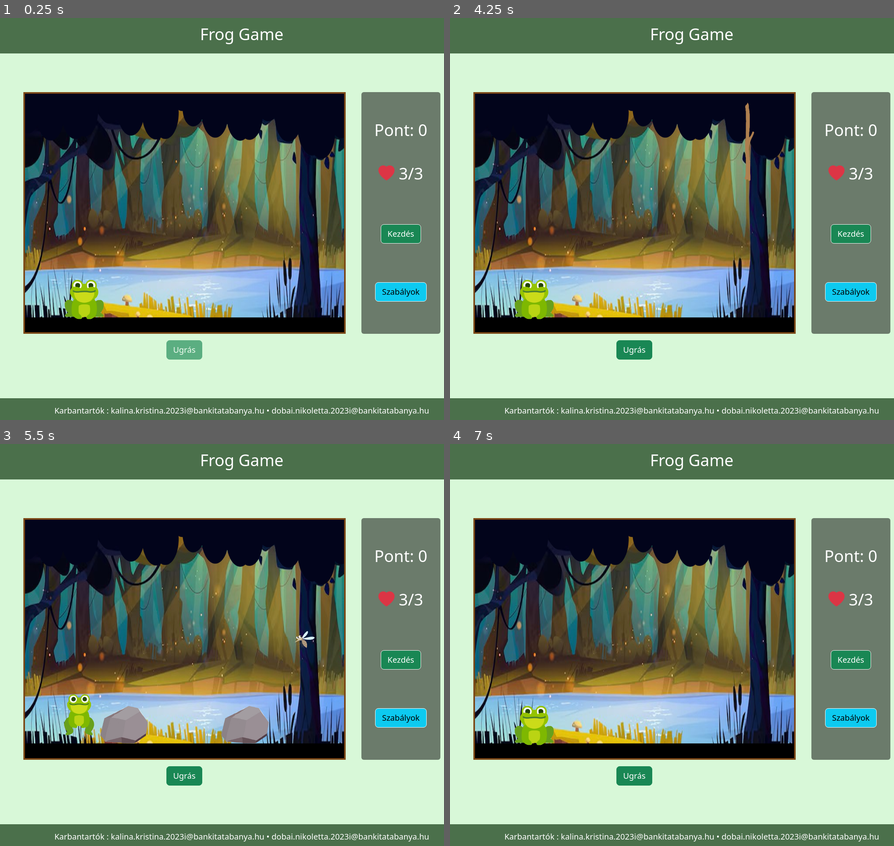
Above: before the commit, frames 1-4 (two rows, left to right).
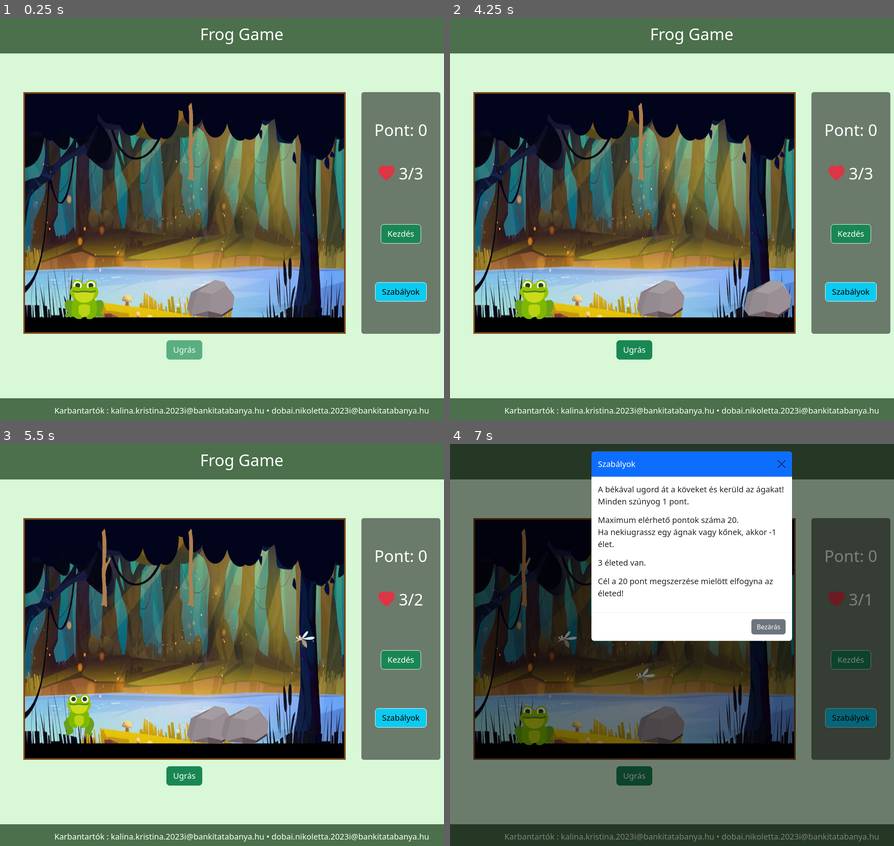
Above: after the commit, the same moments.

Repository: krisz28/Frog-Game
Game: browser game, page index.html
Same seed, same stepped clock (60 frames per second), same inputs: the game is played once before the commit and once after it.
Inputs (mouse positions are in pixels of both pictures, inside the frame that each line leads up to):
- Up to frame 1 (0.25 s): no input
- Up to frame 2 (4.25 s): click (680, 219) at 0.27 s; click (680, 259) at 1.07 s; click "Szabályok" at 1.27 s; click (596, 178) at 1.67 s; click "Close" at 1.77 s; click "Close" at 1.87 s; click (765, 158) at 2.27 s; click "Ugrás" at 2.47 s; click (743, 299) at 2.87 s; click "Kezdés" at 3.07 s; click (578, 319) at 3.47 s; click "Kezdés" at 3.67 s; click (680, 138) at 4.07 s
- Up to frame 3 (5.5 s): click "Szabályok" at 4.27 s; click (355, 665) at 4.67 s; click "Close" at 4.77 s; click "Bezárás" at 4.87 s; click (106, 645) at 5.27 s; click "Ugrás" at 5.47 s
- Up to frame 4 (7 s): click (640, 781) at 5.87 s; click "Ugrás" at 6.07 s; click (725, 508) at 6.47 s; click (849, 717) at 6.67 s, where only the run after the commit has a clickable "Szabályok"

The runs differ from the first frame. In frame 1, 0.9% of the frame differs, in the area x 42-53%, y 21-75%; in frame 2, 1.9%; in frame 3, 1.8%; in frame 4, 92%, in the area x 0-100%, y 0-100%.

Commit message:
pajzs, egységteszt

Diff:
--- a/css/style.css
+++ b/css/style.css
@@ -48,7 +48,8 @@
 .beka,
 .szunyog,
 .ag,
-.ko {
+.ko,
+.szunyogPajzs {
     width: 120px;
     height: 120px;
     position: absolute;
@@ -57,7 +58,7 @@
     background-repeat: no-repeat;
 }
 
-.szunyog {
+.szunyog, .szunyogPajzs {
     background-image: url("../img/szunyog.png");
     width: 50px;
     height: 50px;
@@ -74,3 +75,30 @@
     width: 120px;
     height: 120px;
 }
+
+
+.szunyogPajzs {
+    background-image: url("../img/szunyogPajzs.png");
+}
+
+.pajzs {
+    position: absolute;
+    width: 140px;
+    height: 140px;
+    top: -10px;
+    left: -10px;
+
+    border: 5px solid #00aaff;
+    border-radius: 50%;
+
+    background-color: rgba(0, 170, 255, 0.2);
+    box-shadow: 0 0 15px #00aaff;
+
+    display: none;
+    pointer-events: none;
+    z-index: 2;
+}
+
+.pajzs.aktiv {
+    display: block;
+}
--- a/js/Beka.js
+++ b/js/Beka.js
@@ -7,6 +7,8 @@
     #moveInterval = null;
     #ugrik = false;
     #szajInterval = null;
+    #pajzs;
+    #pajzsTimeout = null;
 
     constructor(x, y, container, speed) {
         this.setX(x);
@@ -17,13 +19,22 @@
     }
 
     setX(x) {
-        this.#x = x;
+        if (x < 0 || x > 680) {
+            this.#x = 90;
+        } else {
+            this.#x = x;
+        }
     }
 
     setY(y) {
-        this.#y = y;
+        if (y < 0 || y > 480) {
+            this.#y = 450;
+        } else {
+            this.#y = y;
+        }
     }
-    setElement(kep){
+
+    setElement(kep) {
         this.#element.style.backgroundImage = kep;
     }
 
@@ -36,7 +47,15 @@
     }
 
     setSpeed(speed) {
-        this.#speed = speed;
+        if (speed < 1) {
+            this.#speed = 25;
+        } else {
+            this.#speed = speed;
+        }
+    }
+
+    getContainer() {
+        return this.#container;
     }
 
     setContainer(container) {
@@ -49,6 +68,10 @@
         this.#element.style.top = this.#y + "px";
         this.#element.classList.add("beka");
         this.#container.appendChild(this.#element);
+
+        this.#pajzs = document.createElement("div");
+        this.#pajzs.classList.add("pajzs");
+        this.#element.appendChild(this.#pajzs);
     }
 
 
@@ -107,5 +130,22 @@
         }, 200);
     }
 
+    pajzsAktivalas() {
+        this.#pajzs.classList.add("aktiv");
 
+        clearTimeout(this.#pajzsTimeout);
+
+        this.#pajzsTimeout = setTimeout(() => {
+            this.#pajzs.classList.remove("aktiv");
+            this.#pajzsTimeout = null;
+        }, 5000);
+    }
+
+    pajzsAktiv() {
+        return this.#pajzs.classList.contains("aktiv");
+    }
+
+    toString() {
+        return "{" + this.getX() + ";" + this.getY() + ";" + this.getContainer() + ";" + this.getSpeed() + "}";
+    }
 }
--- a/js/Elemek.js
+++ b/js/Elemek.js
@@ -7,9 +7,12 @@
     #element;
     #moveInterval = null;
     #szajInterval = null;
+    #utkozott = false;
 
     static #elet = 3;
-    constructor(x,y, container, speed) {
+    static #utkozesVedett = false;
+
+    constructor(x, y, container, speed) {
         this.setX(x);
         this.setY(y);
         this.setSpeed(speed);
@@ -17,40 +20,41 @@
         this.createElement();
     }
     setX(x) {
-        if(x > 800 || x < 1){
+        if (x > 800 || x < 1) {
             this.#x = 800;
-        }else this.#x = x;
+        } else this.#x = x;
     }
     setY(y) {
-        if(y != 20 && y != 460){
+        if (y != 20 && y != 460) {
             this.#y = 0;
-        }else this.#y = y;
+        } else this.#y = y;
     }
     setContainer(container) {
         this.#container = document.querySelector(container);
     }
     setSpeed(speed) {
-        if(speed < 1){
+        if (speed < 1) {
             this.#speed = 0;
-        }else this.#speed = speed;
+        } else this.#speed = speed;
     }
-    getX(){
+    getX() {
         return this.#x;
     }
-    getY(){
+    getY() {
         return this.#y;
     }
-    getSpeed(){
+    getSpeed() {
         return this.#speed;
     }
-    getContainer(){
+    getContainer() {
         return this.#container;
     }
     static getElet() {
         return Elemek.#elet;
     }
-    static tResetElet() {
+    static ResetElet() {
         Elemek.#elet = 3;
+        Elemek.#utkozesVedett = false;
     }
 
     createElement() {
@@ -85,40 +89,59 @@
     }
 
     eletVeszites() {
-        clearTimeout(this.#szajInterval);
+        if (this.#element == null || this.#utkozott) {
+            return;
+        }
+
         var bekaX = beka.getX();
         var bekaY = beka.getY();
-        var szelesseg = (this.#isAg ? 100 : 10);
-        var magassag = (this.#isAg ? 200 : 120);
 
-        if (this.#x < bekaX + 80 && this.#x + szelesseg > bekaX &&
-            this.#y < bekaY + 80 && this.#y + magassag > bekaY) {
-            Elemek.#elet--;
-            document.querySelector(".elet span").innerHTML = Elemek.#elet;
-            /* béka fájdalom kifejező arc */
-            this.remove();
-            if (this.#isAg) {
-                beka.setElement("url('./img/bekaUgrikUtes.png')")
-            }
-            else {
-                beka.setElement("url('./img/bekaUtes.png')")
+        var szelesseg = this.#isAg ? 100 : 120;
+        var magassag = this.#isAg ? 200 : 120;
+
+        if (
+            this.#x < bekaX + 80 &&
+            this.#x + szelesseg > bekaX &&
+            this.#y < bekaY + 80 &&
+            this.#y + magassag > bekaY
+        ) {
+            this.#utkozott = true;
+
+            if (!beka.pajzsAktiv() && !Elemek.#utkozesVedett) {
+                Elemek.#elet--;
+
+                Elemek.#utkozesVedett = true;
+
+                document.querySelector(".elet span").innerHTML =
+                    Elemek.#elet;
+
+                setTimeout(() => {
+                    Elemek.#utkozesVedett = false;
+                }, 1000);
+
+                if (this.#isAg) {
+                    beka.setElement("url('./img/bekaUgrikUtes.png')");
+                } else {
+                    beka.setElement("url('./img/bekaUtes.png')");
+                }
+
+                clearTimeout(this.#szajInterval);
+
+                this.#szajInterval = setTimeout(() => {
+                    if (this.#isAg) {
+                        beka.setElement("url('./img/bekaUgrik.png')");
+                    } else {
+                        beka.setElement("url('./img/beka.png')");
+                    }
+                }, 200);
             }
 
-            this.#szajInterval = setTimeout(() => {
-                if (this.#isAg) {
-                    beka.setElement("url('./img/bekaUgrik.png')")
-                }
-                else {
-                    beka.setElement("url('./img/beka.png')")
-                }
-
-            }, 200);
 
         }
+    }
 
-    }
     toString() {
-        return "{" + this.getX() + ";" + this.getY() + ";" + this.getContainer() + ";" + this.getSpeed() +"}";
+        return "{" + this.getX() + ";" + this.getY() + ";" + this.getContainer() + ";" + this.getSpeed() + "}";
     }
 
 }
--- a/js/Szunyog.js
+++ b/js/Szunyog.js
@@ -5,23 +5,33 @@
     #speed;
     #element;
     #moveInterval = null;
+    #pajzsos;
 
     static #pont = 0;
 
-    constructor(x, y, speed, container) {
+    constructor(x, y, speed, container, pajzsos = false) {
         this.setX(x);
         this.setY(y);
         this.setSpeed(speed);
         this.setContainer(container);
+        this.#pajzsos = pajzsos;
         this.createElement();
     }
 
     setX(x) {
-        this.#x = x;
+        if (x < 0 || x > 800) {
+            this.#x = 800;
+        } else {
+            this.#x = x;
+        }
     }
 
     setY(y) {
-        this.#y = y;
+        if (y < 0 || y > 550) {
+            this.#y = 180;
+        } else {
+            this.#y = y;
+        }
     }
 
     getY() {
@@ -32,8 +42,16 @@
         return this.#x;
     }
 
+    getContainer() {
+        return this.#container;
+    }
+
     setSpeed(speed) {
-        this.#speed = speed;
+        if (speed < 1) {
+            this.#speed = 4;
+        } else {
+            this.#speed = speed;
+        }
     }
 
     setContainer(container) {
@@ -44,25 +62,34 @@
         this.#element = document.createElement("div");
         this.#element.style.left = this.#x + "px";
         this.#element.style.top = this.#y + "px";
-        this.#element.classList.add("szunyog");
+
+        if (this.#pajzsos) {
+            this.#element.classList.add("szunyogPajzs");
+        } else {
+            this.#element.classList.add("szunyog");
+        }
+
         this.#container.appendChild(this.#element);
     }
 
 
     collect() {
-        let bekaX = beka.getX();
-        let bekaY = beka.getY();
+        var bekaX = beka.getX();
+        var bekaY = beka.getY();
 
         if (this.#x < bekaX + 120 && this.#x + 50 > bekaX &&
             this.#y < bekaY + 120 && this.#y + 50 > bekaY) {
             Szunyog.#pont++;
             document.querySelector(".pont span").innerHTML = Szunyog.#pont;
             beka.szajNyitas();
+
+            if (this.#pajzsos) {
+                beka.pajzsAktivalas();
+            }
+
             this.remove();
         }
     }
-
-
 
     move() {
         this.#moveInterval = setInterval(() => {
@@ -76,11 +103,7 @@
     }
 
     remove() {
-        if (this.#element != null) {
-            this.#element.remove();
-            this.#element = null;
-        }
-
+        this.#element.remove();
         clearInterval(this.#moveInterval);
     }
 
@@ -92,4 +115,8 @@
     static resetGame() {
         Szunyog.#pont = 0;
     }
+
+    toString() {
+        return "{" + this.getX() + ";" + this.getY() + ";" + this.getContainer() + ";" + this.getSpeed() + "}";
+    }
 }
--- a/js/egysegtesztScript.js
+++ b/js/egysegtesztScript.js
@@ -0,0 +1,31 @@
+var elem1 = new Elemek(400, 20, "section", 15);
+
+console.assert(elem1.getX() === 400, "Hiba a getX() metódus működésében!");
+
+console.assert(elem1.getY() === 20, "Hiba a getY() metódus működésében!");
+
+console.assert(elem1.getSpeed() === 15, "Hiba a getSpeed() metódus működésében!");
+
+console.assert(elem1.toString() === "{400;20;[object HTMLDivElement];15}", "Hiba a konstruktor adatbeállításaiban!");
+
+var elem2 = new Elemek(900, 20, "section", 15);
+
+console.assert(elem2.getX() === 800, "Hiba a setX() metódus működésében!");
+
+var elem3 = new Elemek(400, 100, "section", 15);
+
+console.assert(elem3.getY() === 0, "Hiba a setY() metódus működésében!");
+
+var elem4 = new Elemek(400, 20, "section", 0);
+
+console.assert(elem4.getSpeed() === 0, "Hiba a setSpeed() metódus működésében!");
+
+Elemek.ResetElet();
+
+console.assert(Elemek.getElet() === 3, "Hiba a ResetElet() metódus működésében!");
+
+Elemek.ResetElet();
+
+console.assert(Elemek.getElet() === 3, "Hiba az életek visszaállításában!");
+
+////////////////////// ELEMEK ///////////////////
--- a/js/script.js
+++ b/js/script.js
@@ -21,12 +21,13 @@
         gameIntervalSzunyog = setInterval(() => {
             var y = 180 + Math.random() * 230;
             var speed = 4 + Math.random() * 3;
-            var obj = new Szunyog(gameArea.offsetWidth, y, speed, "section");
+            var pajzsos = Math.random() < 0.1;
+            var obj = new Szunyog(gameArea.offsetWidth, y, speed, "section", pajzsos);
             obj.move();
         }, 2000);
         gameIntervalElemek = setInterval(() => {
             var speed = 15;
-            var obj = new Elemek(gameArea.offsetWidth,gameArea.offsetHeight, "section", speed);
+            var obj = new Elemek(gameArea.offsetWidth, gameArea.offsetHeight, "section", speed);
             obj.move();
         }, 1000);
     }
@@ -62,10 +63,11 @@
 
     gameInterval = null;
     Szunyog.resetGame();
-    Elemek.tResetElet();
+    Elemek.ResetElet();
     document.querySelectorAll(".ko").forEach(ko => ko.remove());
     document.querySelectorAll(".ag").forEach(ag => ag.remove());
     document.querySelectorAll(".szunyog").forEach(szunyog => szunyog.remove());
+    document.querySelectorAll(".szunyogPajzs").forEach(szunyog => szunyog.remove());
 }
 function veszitModal() {
     stop();
@@ -77,7 +79,7 @@
     document.querySelector("#nyeres .btn-secondary").addEventListener("click", () => {
         document.querySelector("#nyeres .modal-header").classList.add("bg-success");
         document.querySelector("#nyeres .modal-header").classList.remove("bg-danger");
-        document.querySelector("#nyeres .modal-header").innerHTML = "NERTÉL";
+        document.querySelector("#nyeres .modal-header").innerHTML = "NYERTÉL";
         document.querySelector("#nyeres .modal-body").innerHTML = "Elérted a 20 pontot és maradt életed.";
     });
 
